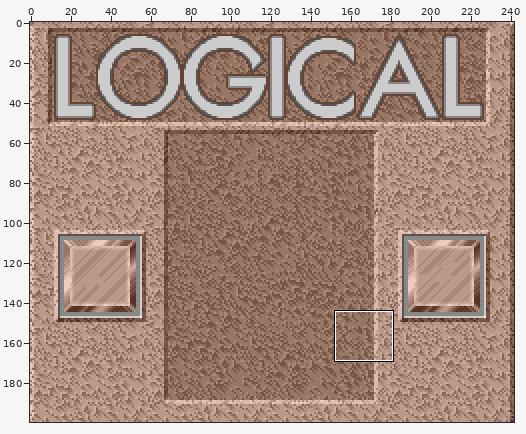
Edited in one commit: sprite sheet (Logical/Content/1/UI/MainMenu.png). The picture above shows the old version from afar; the outline marks the close-up.
Close-up. Before:
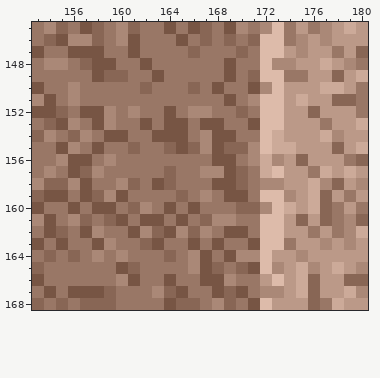
The file is 242x200 pixels. Shown: x 153..180, y 145..168.
Now the later version:
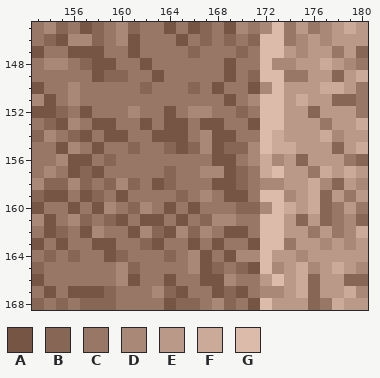
Palette (. is transparent): A #775544  B #886655  C #997766  D #aa8877  E #bb9988  F #ccaa99  G #ddbbaa
From old to new:
@@ x 155..162 @@
 151 CDCCCCCC
-152 BCAADCDC
-153 ADCADCCA
-154 CBDCAACC
+152 BCACCCDC
+153 ADCAACCA
+154 CBACAACC
 155 ADCACCBC
-156 DAACDCCC
-157 CABDCCCC
-158 BDACCDBC
-159 ACABDACC
-160 CACAACBD
+156 DAACBCCC
+157 CABACCCC
+158 BDBCBDBC
+159 ACABCACC
+160 CACADCBD
 161 CDBCBACA
 162 BCADCCAD
-163 ACCADCCB
-164 CBCDCDCC
-165 CCCCCABC
+163 ACCAACCB
+164 CBCCABCC
+165 CCCCCDBC
 166 CCCCCDAC
Pixel boxes of the changes (left, top, right, bottom) in both close-ups:
changed: (80, 106, 128, 274)
